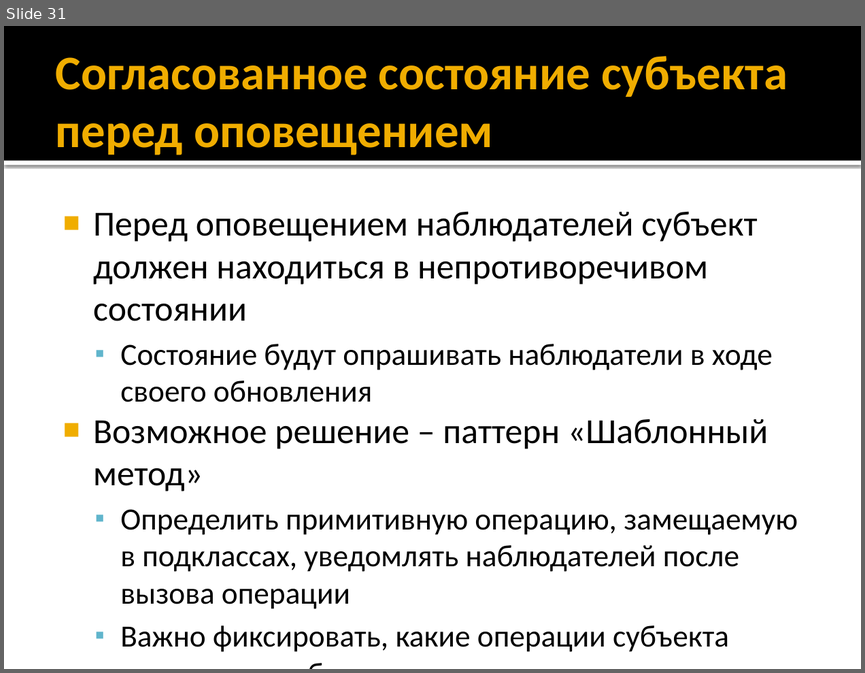
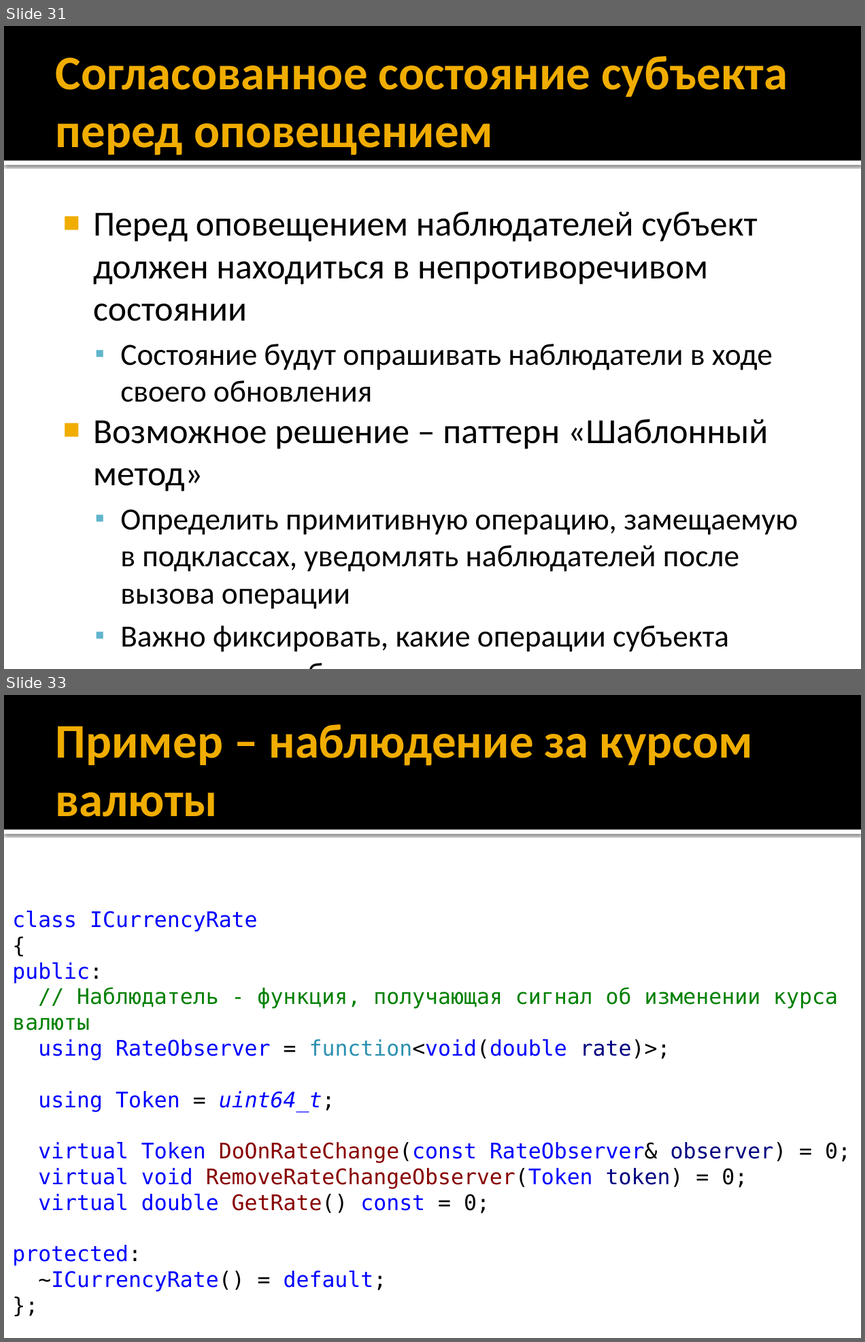
Before and after one commit to iv-sergius/ood, a slide deck: lectures/02.observer/observer.pptx. Shown one above the other, each under a label of ours: slide 31 before the commit, slides 31 and 33 after it; the slides between them are not shown. The pictures are 865x673 and 865x1342 pixels, drawn with LibreOffice and Linux fonts; fonts in the diff are those of the drawing. Boxes give left, top, right and bottom in pixels: in the first picture for what was removed or moved away, otherwise in the second. Text is boxed around its words. In the diff, an @@ line names an element or a change of style, - is before the commit and + after.

Commit message:
Обновлена лекция и пример по паттерну "Наблюдатель"

```diff
--- a/lectures/02.observer/observer.pptx
+++ b/lectures/02.observer/observer.pptx
@@ slide 33 added at <box>4,695,861,1338</box>, background #FFFFFF; not listed: 2 template elements that a slide beside it also shows @@
@@ title added at <box>56,724,753,817</box>, 40.5 pt, text #F0AD00, bold @@
+Пример – наблюдение за курсом валюты
@@ text added at <box>12,911,851,1291</box>, 18 pt, text #0000FF @@
+class ICurrencyRate
+{
+public:
+// Наблюдатель - функция, получающая сигнал об изменении курса валюты
+using RateObserver = function<void(double rate)>;
+using Token = uint64_t;
+virtual Token DoOnRateChange(const RateObserver& observer) = 0;
+virtual void RemoveRateChangeObserver(Token token) = 0;
+virtual double GetRate() const = 0;
+protected:
+~ICurrencyRate() = default;
+};
```
Also in this commit, not shown: 8 slides changed, 4 other slides added, 4 other files.
